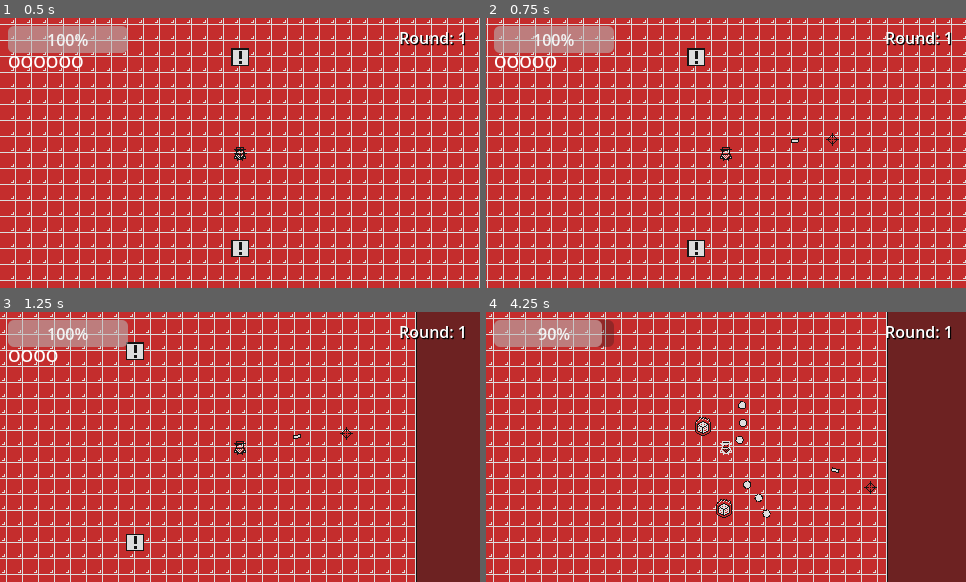
Above: before the commit, frames 1-4 (two rows, left to right).
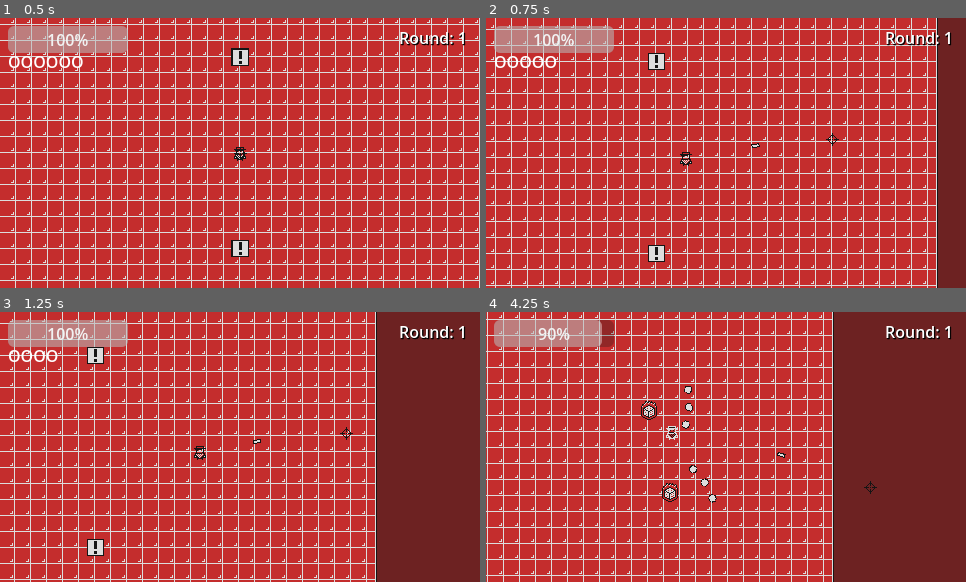
Above: after the commit, the same moments.

Repository: saffron247/lnd-casino
Game: Godot game, scene res://scenes/screens/screen_master.tscn
Same seed, same stepped clock (60 frames per second), same inputs: the game is played once before the commit and once after it.
Inputs (mouse positions are in pixels of both pictures, inside the frame that each line leads up to):
- Up to frame 1 (0.5 s): no input
- Up to frame 2 (0.75 s): tap Enter at 0.5 s; move the mouse to (831, 139) at 0.52 s; press the mouse at (831, 139) at 0.53 s; hold D (right) from 0.53 s (still down)
- Up to frame 3 (1.25 s): keep holding D (right)
- Up to frame 4 (4.25 s): move the mouse to (630, 460) at 1.27 s; release D (right) at 1.28 s; release the mouse at (630, 460) at 1.28 s; hold S (down) 1.28-2.03 s; click (630, 460) at 1.35 s; move the mouse to (774, 387) at 2.02 s; press the mouse at (774, 387) at 2.03 s; hold D (right) 2.03-2.78 s; move the mouse to (702, 501) at 2.77 s; release the mouse at (702, 501) at 2.78 s; hold W (up) 2.78-3.53 s; click (702, 501) at 2.85 s; move the mouse to (870, 487) at 3.52 s; press the mouse at (870, 487) at 3.53 s; hold A (left) from 3.53 s (still down)

Frame 1 is identical in both runs. In frame 2, 32% of the frame differs, in the area x 0-100%, y 0-100%; in frame 3, 30%; in frame 4, 32%.

Commit message:
0.0.9 moving camera

Diff:
--- a/scripts/entities/player.gd
+++ b/scripts/entities/player.gd
@@ -54,6 +54,10 @@
 
 
 func _physics_process(_delta):
+	# Camera handling
+	$Camera2D.offset = (get_viewport().get_mouse_position() - \
+		(screen_size / 2)) * 0.375
+
 	if state == State.FREE and Input.is_action_pressed("shoot"):
 		shoot()
 
